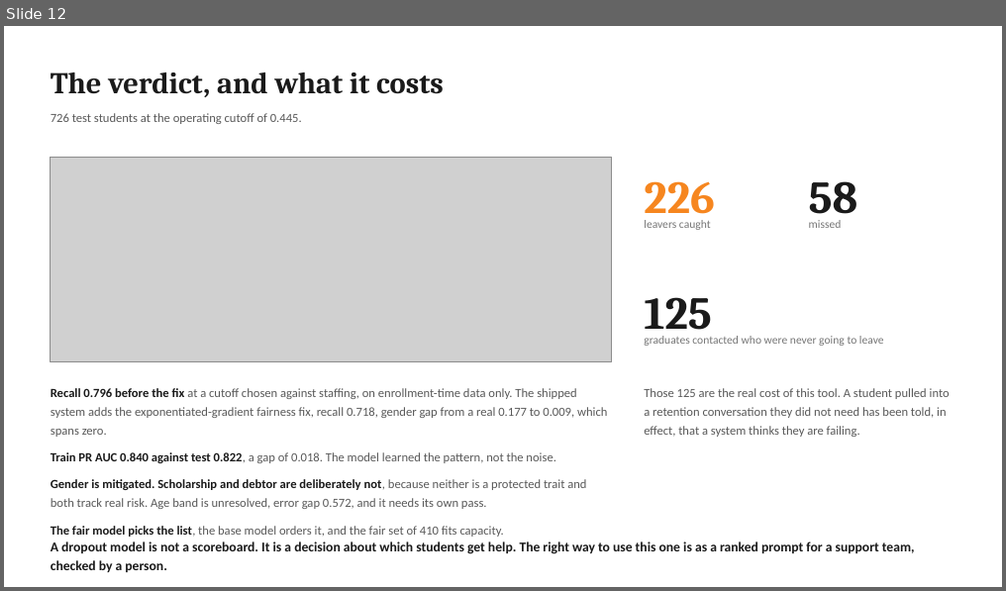
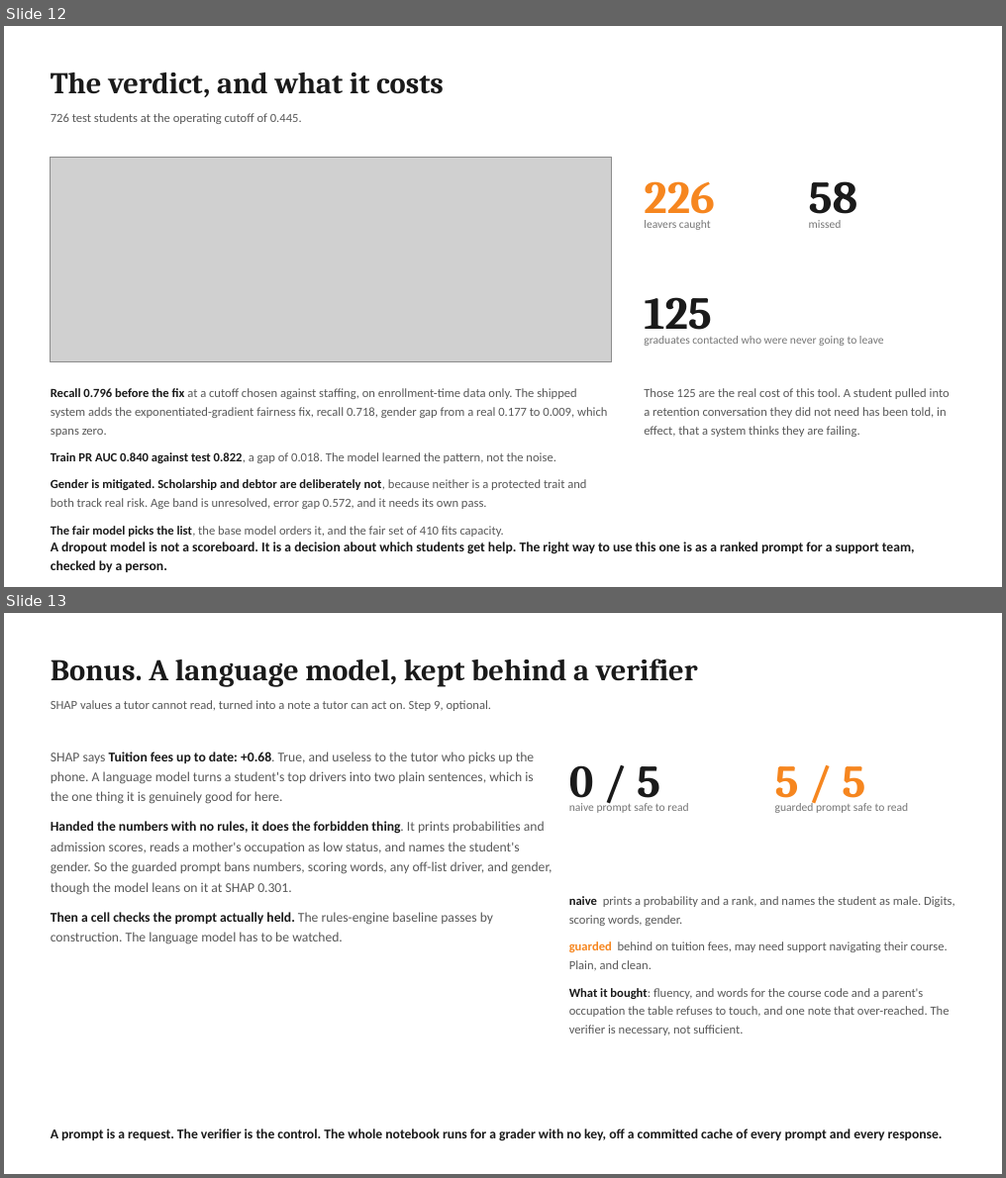
Before and after one commit to jeryldev/pgdaiml-capstone, a slide deck: presentations/technical.pptx. Shown one above the other, each under a label of ours: slide 12 before the commit, slides 12 and 13 after it. The pictures are 1006x591 and 1006x1178 pixels, drawn with LibreOffice and Linux fonts; fonts in the diff are those of the drawing; grey boxes stand for pictures. Boxes give left, top, right and bottom in pixels: in the first picture for what was removed or moved away, otherwise in the second. Text is boxed around its words. In the diff, an @@ line names an element or a change of style, - is before the commit and + after.

```diff
--- a/presentations/technical.pptx
+++ b/presentations/technical.pptx
@@ slide 13 added at (4,613,1002,1174), background #FFFFFF @@
@@ text added at (51,659,698,687), 29 pt, text #1A1A1A, bold @@
+Bonus. A language model, kept behind a verifier
@@ text added at (51,700,492,711), 12 pt, text #595959 @@
+SHAP values a tutor cannot read, turned into a note a tutor can act on. Step 9, optional.
@@ text added at (51,752,551,945), 13 pt, text #595959 @@
+SHAP says Tuition fees up to date: +0.68. True, and useless to the tutor who picks up the phone. A language model turns a student's top drivers into two plain sentences, which is the one thing it is genuinely good for here.
+Handed the numbers with no rules, it does the forbidden thing. It prints probabilities and admission scores, reads a mother's occupation as low status, and names the student's gender. So the guarded prompt bans numbers, scoring words, any off-list driver, and gender, though the model leans on it at SHAP 0.301.
+Then a cell checks the prompt actually held. The rules-engine baseline passes by construction. The language model has to be watched.
@@ text added at (569,765,660,807), 44 pt, text #1A1A1A, bold @@
+0 / 5
@@ text added at (775,766,865,807), 44 pt, text #F6861F, bold @@
+5 / 5
@@ text added at (569,802,688,813), 11 pt, text #767676 @@
+naive prompt safe to read
@@ text added at (775,802,908,813), 11 pt, text #767676 @@
+guarded prompt safe to read
@@ text added at (569,896,955,1036), 12 pt, text #595959 @@
+naive prints a probability and a rank, and names the student as male. Digits, scoring words, gender.
+guarded behind on tuition fees, may need support navigating their course. Plain, and clean.
+What it bought: fluency, and words for the course code and a parent's occupation the table refuses to touch, and one note that over-reached. The verifier is necessary, not sufficient.
@@ text added at (51,1129,943,1142), 13 pt, text #1A1A1A, bold @@
+A prompt is a request. The verifier is the control. The whole notebook runs for a grader with no key, off a committed cache of every prompt and every response.
```
Also in this commit, not shown: 8 other files.
